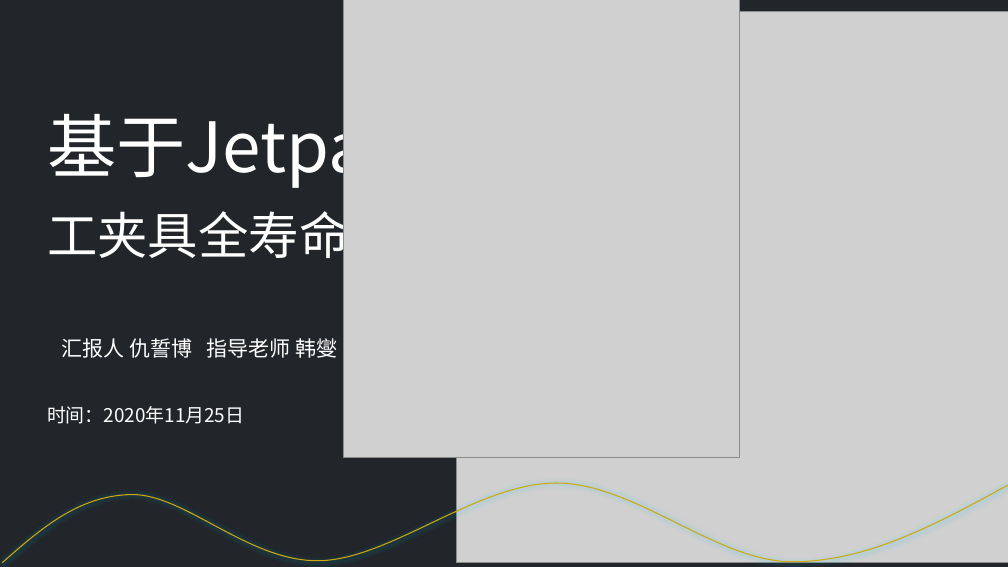
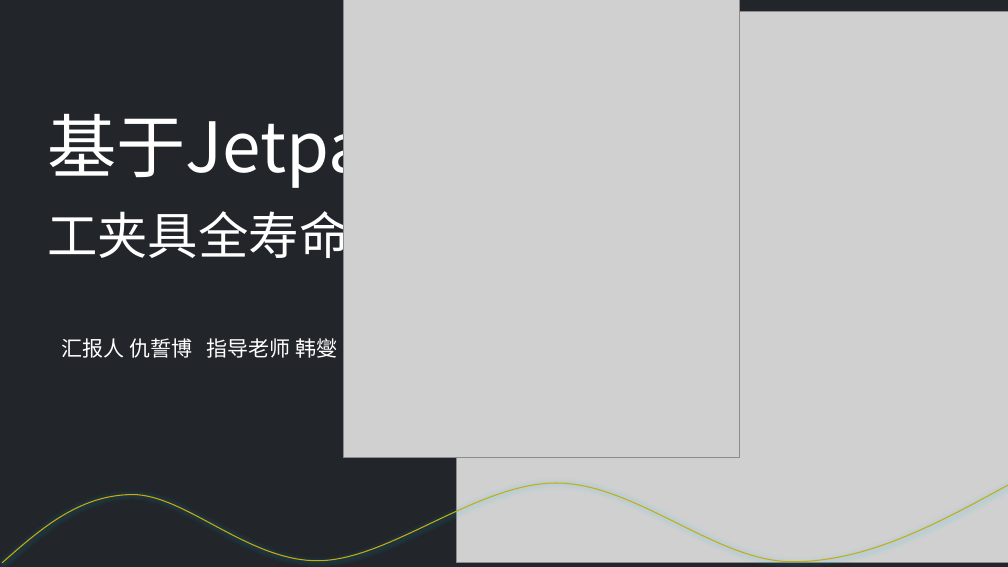
Before and after one commit to qiushibo/Pan, a slide deck: slide 1 of 蓝色齿轮.pptx. Drawn at 1008x567 pixels with LibreOffice and Linux fonts; fonts in the diff are those of the drawing; grey boxes stand for pictures. Boxes give left, top, right and bottom in pixels: in the first picture for what was removed or moved away, otherwise in the second. Text is boxed around its words. In the diff, an @@ line names an element or a change of style, - is before the commit and + after.

```diff
--- a/蓝色齿轮.pptx
+++ b/蓝色齿轮.pptx
@@ text removed at (47, 406, 244, 424) @@
-时间：2020年11月25日
```
Also in this commit, not shown: 2 other slides changed, 1 slide added, 1 slide removed.
